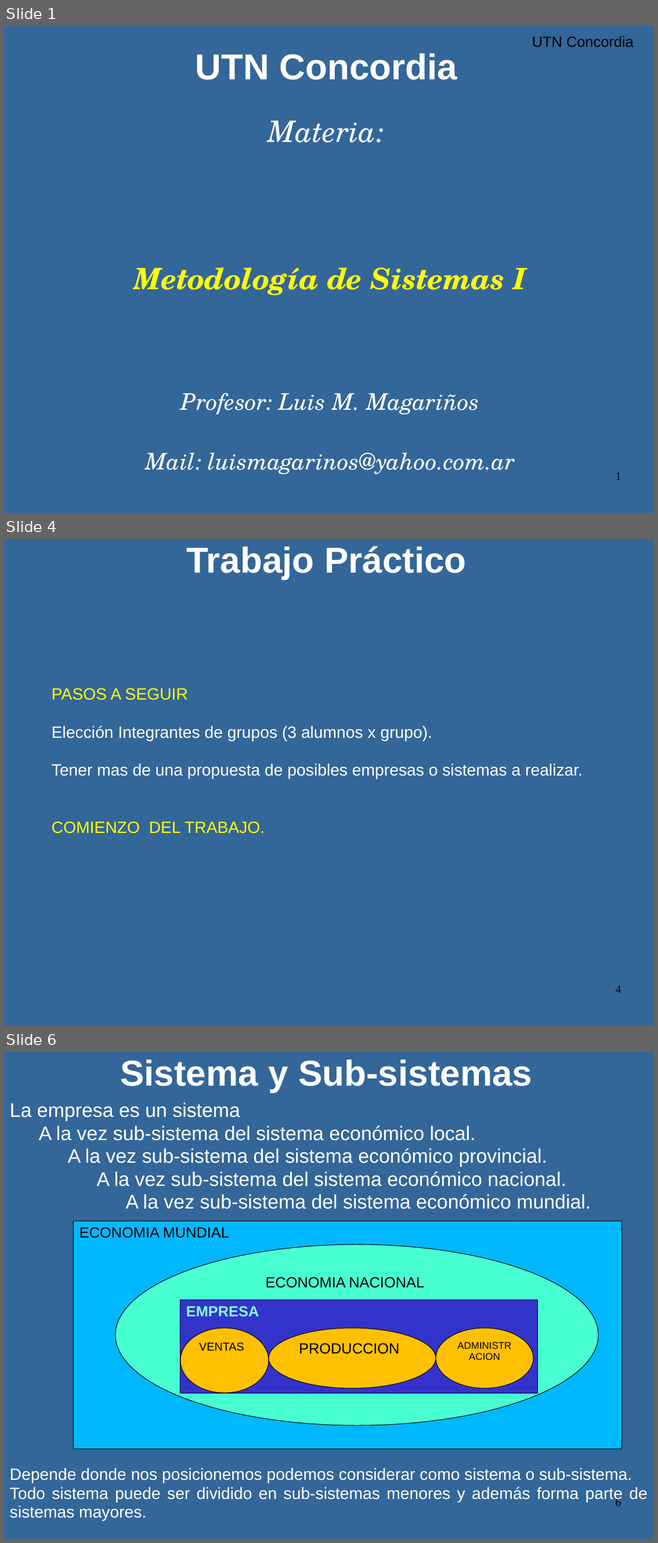
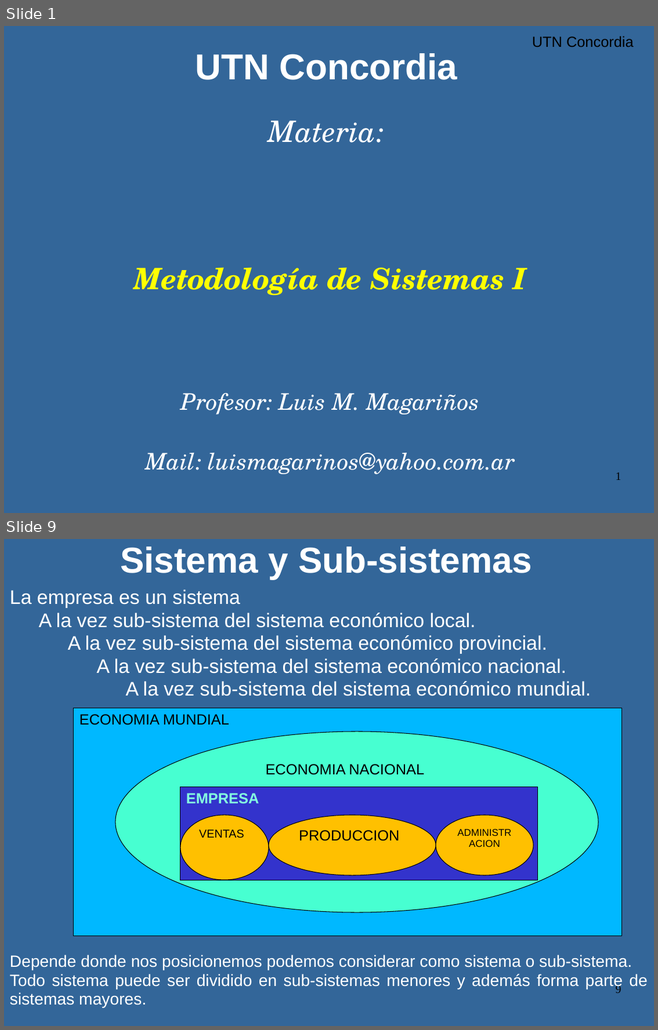
Before and after one commit to luismagarinos/Material-de-estudio-2023---MOO, a slide deck: Metodologia de Sistemas 2023.ppt. Shown one above the other, each under a label of ours: slides 1, 4 and 6 before the commit, slides 1 and 9 after it; the slides between them are not shown. The pictures are 658x1543 and 658x1030 pixels, drawn with LibreOffice and Linux fonts; fonts in the diff are those of the drawing. Boxes give left, top, right and bottom in pixels: in the first picture for what was removed or moved away, otherwise in the second. Text is boxed around its words. In the diff, an @@ line names an element or a change of style, - is before the commit and + after.

```diff
--- a/Metodologia de Sistemas 2023.ppt
+++ b/Metodologia de Sistemas 2023.ppt
@@ slide 4 removed at [4, 539, 654, 1026], background #336699 @@
@@ title removed at [186, 546, 466, 579] @@
-Trabajo Práctico
@@ text removed at [52, 688, 582, 834] @@
-    PASOS A SEGUIR
-    Elección Integrantes de grupos (3 alumnos x grupo).
-    Tener mas de una propuesta de posibles empresas o sistemas a realizar.
-    COMIENZO DEL TRABAJO.
@@ page number removed at [615, 986, 621, 993] @@
-4
@@ what was slide 6 is now slide 9 @@
@@ page number at [615, 984, 621, 993]: text changed @@
-6
+9
```
Also in this commit, not shown: 12 slides changed, 4 slides added.
